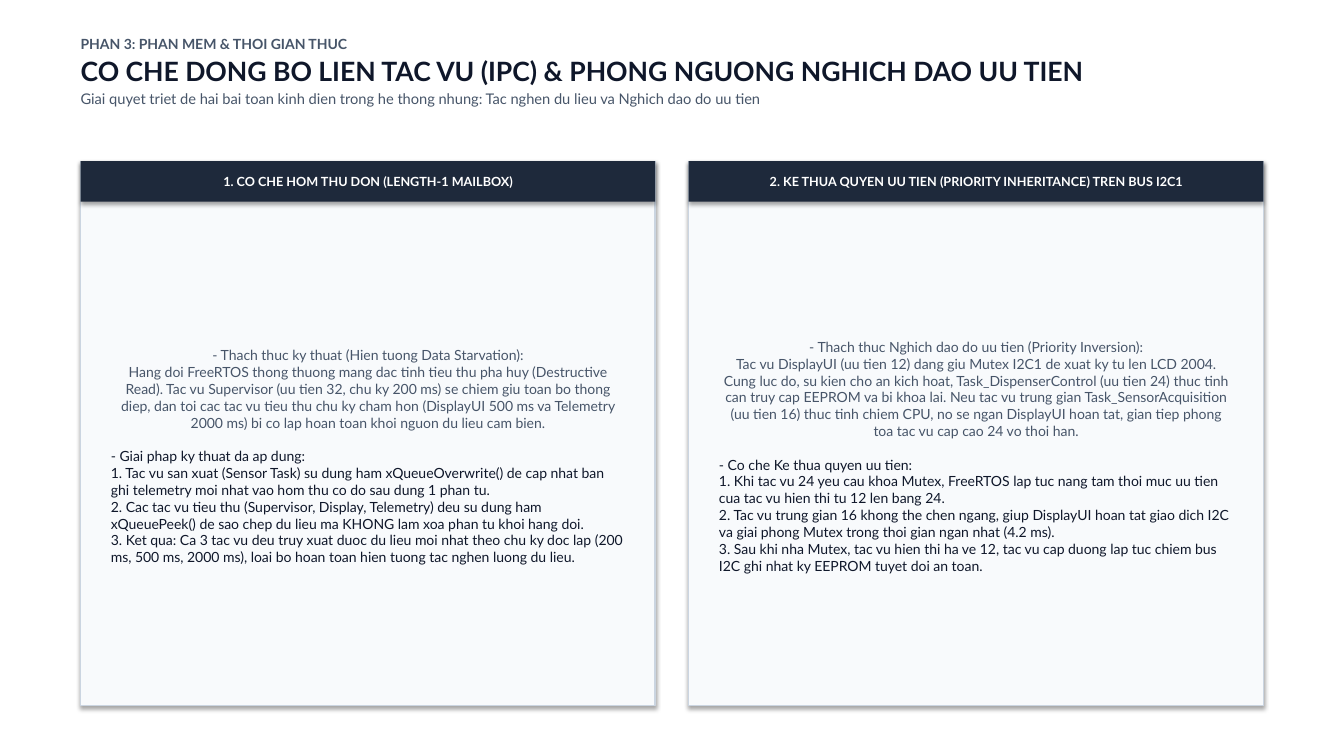
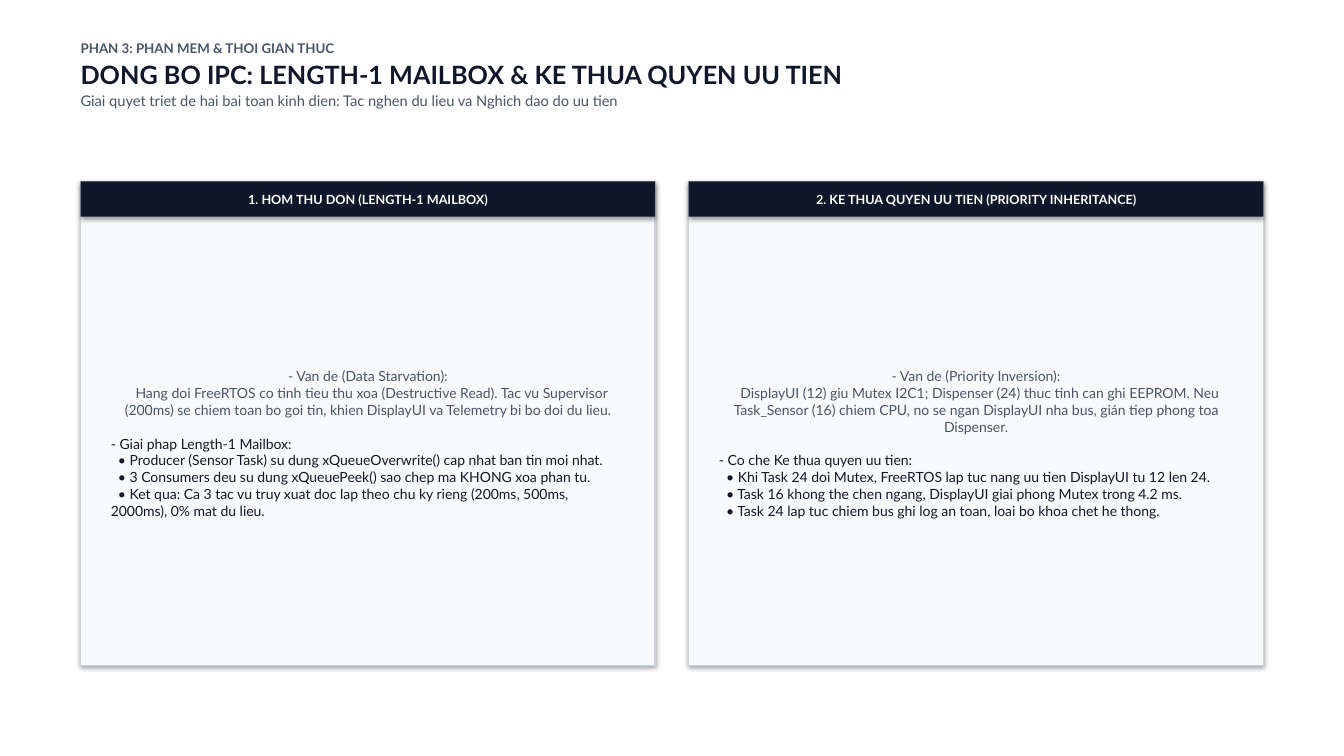
Before and after one commit to Nonne07/mcp201-aquatic-guardian, a slide deck: slide 8 of AQUATIC_GUARDIAN_SLIDES.pptx. Drawn at 1344x756 pixels with LibreOffice and Linux fonts; fonts in the diff are those of the drawing. Boxes give left, top, right and bottom in pixels: in the first picture for what was removed or moved away, otherwise in the second. Text is boxed around its words. In the diff, an @@ line names an element or a change of style, - is before the commit and + after.

```diff
--- a/AQUATIC_GUARDIAN_SLIDES.pptx
+++ b/AQUATIC_GUARDIAN_SLIDES.pptx
@@ text at [81, 43, 334, 53]: size 10 to 9.5 pt in "PHAN 3: PHAN MEM & THOI GIAN ..." @@
@@ text at [81, 65, 842, 109]: text changed @@
-CO CHE DONG BO LIEN TAC VU (IPC) & PHONG NGUONG NGHICH DAO UU TIEN
-Giai quyet triet de hai bai toan kinh dien trong he thong nhung: Tac nghen du lieu va Nghich dao do uu tien
+DONG BO IPC: LENGTH-1 MAILBOX & KE THUA QUYEN UU TIEN
+Giai quyet triet de hai bai toan kinh dien: Tac nghen du lieu va Nghich dao do uu tien
@@ rectangle "1. HOM THU DON (LENGTH-1 ...": place and size @@
-rectangle "1. HOM THU DON (LENGTH-1 ..." at [81, 161, 655, 202]
+rectangle "1. HOM THU DON (LENGTH-1 ..." at [81, 181, 655, 217]
@@ rectangle "1. HOM THU DON (LENGTH-1 ..." at [81, 181, 655, 217]: fill #1E293B to #0F172A @@
@@ rectangle "- Van de (Data Starvation): ...": place and size @@
-rectangle "- Van de (Data Starvation): ..." at [81, 161, 655, 706]
+rectangle "- Van de (Data Starvation): ..." at [81, 181, 655, 665]
@@ text in rectangle at [248, 194, 488, 206]: text changed @@
-1. CO CHE HOM THU DON (LENGTH-1 MAILBOX)
+1. HOM THU DON (LENGTH-1 MAILBOX)
@@ rectangle "2. KE THUA QUYEN UU ..." at [689, 181, 1263, 217]: fill #1E293B to #0F172A @@
@@ rectangle "2. KE THUA QUYEN UU ...": place and size @@
-rectangle "2. KE THUA QUYEN UU ..." at [689, 161, 1263, 202]
+rectangle "2. KE THUA QUYEN UU ..." at [689, 181, 1263, 217]
@@ rectangle "- Van de (Priority Inversion): ...": place and size @@
-rectangle "- Van de (Priority Inversion): ..." at [689, 161, 1263, 706]
+rectangle "- Van de (Priority Inversion): ..." at [689, 181, 1263, 665]
@@ text in rectangle at [816, 194, 1136, 206]: text changed @@
-2. KE THUA QUYEN UU TIEN (PRIORITY INHERITANCE) TREN BUS I2C1
+2. KE THUA QUYEN UU TIEN (PRIORITY INHERITANCE)
@@ text in rectangle at [111, 370, 611, 518]: text changed @@
-- Thach thuc ky thuat (Hien tuong Data Starvation):
-Hang doi FreeRTOS thong thuong mang dac tinh tieu thu pha huy (Destructive Read). Tac vu Supervisor (uu tien 32, chu ky 200 ms) se chiem giu toan bo thong diep, dan toi cac tac vu tieu thu chu ky cham hon (DisplayUI 500 ms va Telemetry 2000 ms) bi co lap hoan toan khoi nguon du lieu cam bien.
-- Giai phap ky thuat da ap dung:
-1. Tac vu san xuat (Sensor Task) su dung ham xQueueOverwrite() de cap nhat ban ghi telemetry moi nhat vao hom thu co do sau dung 1 phan tu.
-2. Cac tac vu tieu thu (Supervisor, Display, Telemetry) deu su dung ham xQueuePeek() de sao chep du lieu ma KHONG lam xoa phan tu khoi hang doi.
-3. Ket qua: Ca 3 tac vu deu truy xuat duoc du lieu moi nhat theo chu ky doc lap (200 ms, 500 ms, 2000 ms), loai bo hoan toan hien tuong tac nghen luong du lieu.
+- Van de (Data Starvation):
+Hang doi FreeRTOS co tinh tieu thu xoa (Destructive Read). Tac vu Supervisor (200ms) se chiem toan bo goi tin, khien DisplayUI va Telemetry bi bo doi du lieu.
+- Giai phap Length-1 Mailbox:
+• Producer (Sensor Task) su dung xQueueOverwrite() cap nhat ban tin moi nhat.
+• 3 Consumers deu su dung xQueuePeek() sao chep ma KHONG xoa phan tu.
+• Ket qua: Ca 3 tac vu truy xuat doc lap theo chu ky rieng (200ms, 500ms, 2000ms), 0% mat du lieu.
@@ text in rectangle at [728, 370, 1219, 519]: text changed; text colour #475569 to #0F172A @@
-- Thach thuc Nghich dao do uu tien (Priority Inversion):
-Tac vu DisplayUI (uu tien 12) dang giu Mutex I2C1 de xuat ky tu len LCD 2004. Cung luc do, su kien cho an kich hoat, Task_DispenserControl (uu tien 24) thuc tinh can truy cap EEPROM va bi khoa lai. Neu tac vu trung gian Task_SensorAcquisition (uu tien 16) thuc tinh chiem CPU, no se ngan DisplayUI hoan tat, gian tiep phong toa tac vu cap cao 24 vo thoi han.
-- Co che Ke thua quyen uu tien:
-1. Khi tac vu 24 yeu cau khoa Mutex, FreeRTOS lap tuc nang tam thoi muc uu tien cua tac vu hien thi tu 12 len bang 24.
-2. Tac vu trung gian 16 khong the chen ngang, giup DisplayUI hoan tat giao dich I2C va giai phong Mutex trong thoi gian ngan nhat (4.2 ms).
-3. Sau khi nha Mutex, tac vu hien thi ha ve 12, tac vu cap duong lap tuc chiem bus I2C ghi nhat ky EEPROM tuyet doi an toan.
+- Van de (Priority Inversion):
+DisplayUI (12) giu Mutex I2C1; Dispenser (24) thuc tinh can ghi EEPROM. Neu Task_Sensor (16) chiem CPU, no se ngan DisplayUI nha bus, gián tiep phong toa Dispenser.
+- Co che Ke thua quyen uu tien:
+• Khi Task 24 doi Mutex, FreeRTOS lap tuc nang uu tien DisplayUI tu 12 len 24.
+• Task 16 khong the chen ngang, DisplayUI giai phong Mutex trong 4.2 ms.
+• Task 24 lap tuc chiem bus ghi log an toan, loai bo khoa chet he thong.
```
Also in this commit, not shown: 12 other slides changed, 1 other file.
